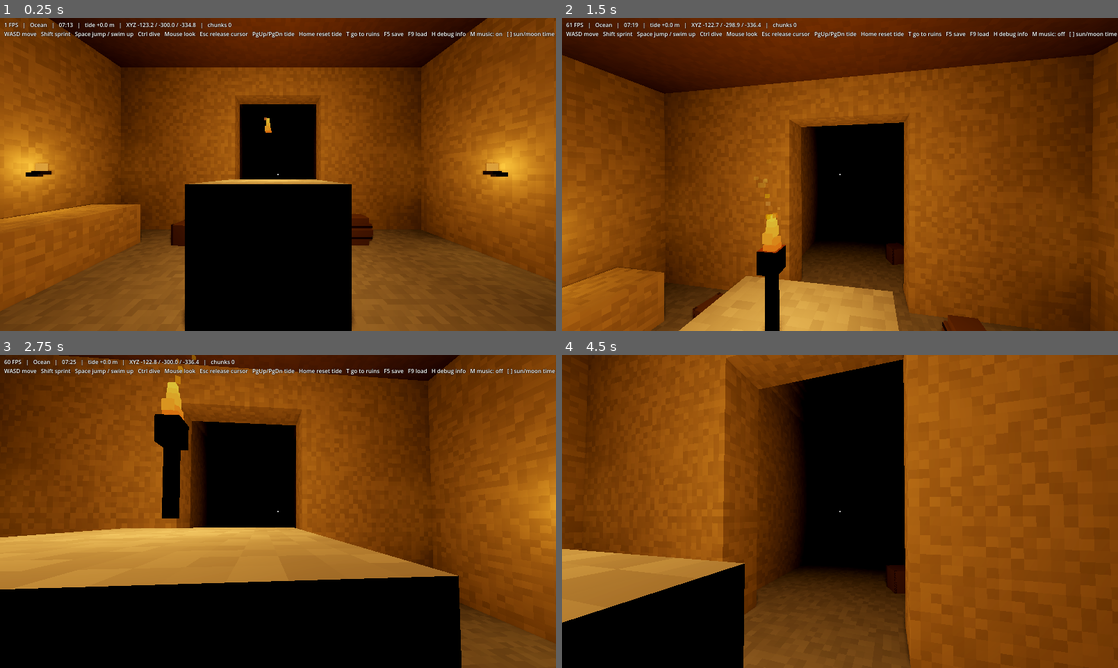
Above: before the commit, frames 1-4 (two rows, left to right).
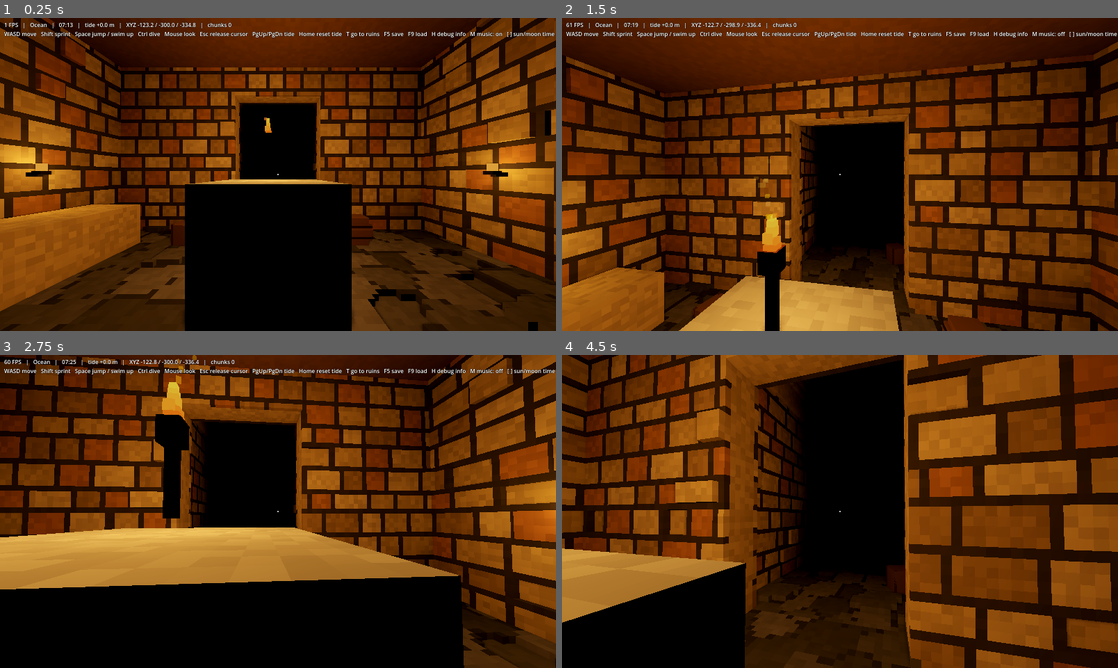
Above: after the commit, the same moments.

Repository: toedter/godot-mini-voxel-game
Game: Godot game, scene res://scenes/main.tscn
Two runs of this game, one before a commit and one after it. Both use one fixed random seed, a clock stepped at 60 frames per second and the inputs below.
Inputs (mouse positions are in pixels of both pictures, inside the frame that each line leads up to):
- Up to frame 1 (0.25 s): no input
- Up to frame 2 (1.5 s): tap Enter at 0.5 s; move the mouse to (867, 174) at 0.52 s; hold W from 0.53 s (still down); tap E (interact) at 0.6 s; click (867, 174) at 0.67 s; tap Space at 0.77 s; move the mouse to (812, 174) at 1.27 s; tap M at 1.35 s
- Up to frame 3 (2.75 s): keep holding W; tap Space at 1.52 s; move the mouse to (289, 505) at 2.02 s; tap X at 2.1 s
- Up to frame 4 (4.5 s): keep holding W; move the mouse to (834, 517) at 2.77 s; tap Z at 2.85 s; click (834, 517) at 2.92 s; tap Space at 3.02, 3.77 s; move the mouse to (878, 514) at 3.52 s; tap P at 3.6 s; move the mouse to (795, 508) at 4.27 s; tap H at 4.35 s

The runs differ from the first frame. In frame 1, 39% of the frame differs, in the area x 0-100%, y 0-100%; in frame 2, 32%; in frame 3, 25%; in frame 4, 41%.

Commit message:
feat: improve vault appearance

Diff:
--- a/scripts/vault_plan.gd
+++ b/scripts/vault_plan.gd
@@ -120,20 +120,22 @@
 	var room := VoxelRoom.new()
 	# Walls keep the sandstone the ruin above is built from; the floor and
 	# ceiling are their own materials, so a chamber reads as built - flagstones
-	# underfoot, timber overhead - rather than as a stone box.
+	# underfoot, timber overhead - rather than as a stone box. The floor's own
+	# stone is darker and colder than the general-purpose `STONE` the
+	# furniture in `_furnish` is still cut from.
 	var sandstone := VoxelDefs.SANDSTONE
-	var stone := VoxelDefs.STONE
+	var floor_stone := VoxelDefs.FLOOR_STONE
 	var wood := VoxelDefs.WOOD
 	# The gallery alone is vaulted rather than flat-capped, so its ceiling is
 	# sandstone brick like the walls rather than the timber every other
 	# chamber is capped with - a barrel-vaulted stone corridor, not a room with
 	# a curved lid nailed on.
-	room.chamber(GALLERY_LO, GALLERY_HI, WALL, GALLERY_CAP, sandstone, stone, sandstone)
+	room.chamber(GALLERY_LO, GALLERY_HI, WALL, GALLERY_CAP, sandstone, floor_stone, sandstone)
 	room.vault_ceiling(GALLERY_LO, GALLERY_HI, GALLERY_RISE)
-	room.chamber(ANTE_LO, ANTE_HI, WALL, CAP, sandstone, stone, wood)
-	room.chamber(CISTERN_LO, CISTERN_HI, WALL, CAP, sandstone, stone, wood)
-	room.chamber(RELIC_LO, RELIC_HI, WALL, CAP, sandstone, stone, wood)
-	room.chamber(INNER_LO, INNER_HI, WALL, CAP, sandstone, stone, wood)
+	room.chamber(ANTE_LO, ANTE_HI, WALL, CAP, sandstone, floor_stone, wood)
+	room.chamber(CISTERN_LO, CISTERN_HI, WALL, CAP, sandstone, floor_stone, wood)
+	room.chamber(RELIC_LO, RELIC_HI, WALL, CAP, sandstone, floor_stone, wood)
+	room.chamber(INNER_LO, INNER_HI, WALL, CAP, sandstone, floor_stone, wood)
 	_furnish(room)
 	_build_labyrinth(room)
 	# Cut last, so a maze wall or a piece of furniture that lands on a doorway
--- a/scripts/voxel_defs.gd
+++ b/scripts/voxel_defs.gd
@@ -52,6 +52,26 @@
 ## with it the crown has a lit top and a dark underside from any angle, which is
 ## most of what makes a voxel tree look like foliage rather than like a shape.
 const LEAF_DARK := 16
+## The seam between two blocks of coursed masonry. Warm to match the
+## sandstone wall it textures. Only ever appears baked into an interior's own
+## static mesh - never part of the streamed terrain - so it needs no
+## subsurface or collision entry.
+const MORTAR := 29
+## A vault floor's own coursed stone, dark rather than the general-purpose
+## `STONE` furniture is still cut from, plus its own darker mortar, so a
+## floor reads as its own, colder material next to the warm sandstone walls
+## it sits between.
+const FLOOR_STONE := 30
+const FLOOR_MORTAR := 31
+## Tonal siblings of `SANDSTONE` and `FLOOR_STONE` that `VoxelRoom.mason` and
+## `mason_flagstone` pick between one whole stone at a time, so a course or a
+## flagstone floor is quarried from several honestly different-coloured rocks
+## rather than one swatch stamped over and over.
+const SANDSTONE_LIGHT := 32
+const SANDSTONE_DARK := 33
+const SANDSTONE_WARM := 34
+const FLOOR_STONE_LIGHT := 35
+const FLOOR_STONE_DARK := 36
 
 ## Mushroom species. Each one is a cap colour paired with the bioluminescent
 ## colour of its gills (which is also the colour of the light it throws). The
@@ -110,6 +130,14 @@
 	SEABED: Color(0.545, 0.520, 0.430),
 	SNOW: Color(0.930, 0.950, 0.980),
 	ICE: Color(0.735, 0.855, 0.925),
+	MORTAR: Color(0.195, 0.170, 0.145),
+	FLOOR_STONE: Color(0.300, 0.300, 0.310),
+	FLOOR_MORTAR: Color(0.150, 0.148, 0.155),
+	SANDSTONE_LIGHT: Color(0.760, 0.660, 0.470),
+	SANDSTONE_DARK: Color(0.560, 0.460, 0.300),
+	SANDSTONE_WARM: Color(0.630, 0.430, 0.255),
+	FLOOR_STONE_LIGHT: Color(0.380, 0.375, 0.385),
+	FLOOR_STONE_DARK: Color(0.225, 0.225, 0.235),
 }
 
 ## Per-material strength of the random per-voxel brightness variation.
@@ -143,6 +171,14 @@
 	SEABED: 0.20,
 	SNOW: 0.09,
 	ICE: 0.10,
+	MORTAR: 0.20,
+	FLOOR_STONE: 0.16,
+	FLOOR_MORTAR: 0.16,
+	SANDSTONE_LIGHT: 0.18,
+	SANDSTONE_DARK: 0.18,
+	SANDSTONE_WARM: 0.18,
+	FLOOR_STONE_LIGHT: 0.16,
+	FLOOR_STONE_DARK: 0.16,
 }
 
 ## Materials drawn with the glow shader, and how brightly each one lights up
--- a/scripts/voxel_room.gd
+++ b/scripts/voxel_room.gd
@@ -77,6 +77,201 @@
 		Vector3i(hi.x, hi.y, lo.z - 1), wall_mat)
 	fill(Vector3i(lo.x, lo.y, hi.z + 1),
 		Vector3i(hi.x, hi.y, hi.z + wall), wall_mat)
+
+	# Texture the two surfaces a player actually reads up close - the walls at
+	# eye height, the floor underfoot - into individual stones of their own.
+	# The ceiling is left as poured; nobody stops to look at masonry overhead
+	# the way they do at the walls either side of them or the ground they walk
+	# on. The wall is coursed ashlar quarried from several tones of the same
+	# sandstone; the floor is crazy-paved flagstone in its own colder greys,
+	# so the two still read as different masonry up close rather than the
+	# same texture recoloured.
+	var mortar := VoxelDefs.MORTAR
+	var floor_mortar := VoxelDefs.FLOOR_MORTAR
+	var wall_stones := _family(wall_mat, _WALL_FAMILY)
+	var floor_stones := _family(floor_mat, _FLOOR_FAMILY)
+	var wy := hi.y - lo.y + 1
+	var wall_z := hi.z - lo.z + 1 + wall * 2
+	var wall_x := hi.x - lo.x + 1
+	mason(Vector3i(lo.x - 1, lo.y, lo.z - wall), Vector3i(0, 1, 0),
+		Vector3i(0, 0, 1), Vector3i(1, 0, 0), wy, wall_z, wall_stones, mortar,
+		3, 4, 4, 7, _face_seed(lo, 0))
+	mason(Vector3i(hi.x + 1, lo.y, lo.z - wall), Vector3i(0, 1, 0),
+		Vector3i(0, 0, 1), Vector3i(-1, 0, 0), wy, wall_z, wall_stones, mortar,
+		3, 4, 4, 7, _face_seed(lo, 1))
+	mason(Vector3i(lo.x, lo.y, lo.z - 1), Vector3i(0, 1, 0),
+		Vector3i(1, 0, 0), Vector3i(0, 0, 1), wy, wall_x, wall_stones, mortar,
+		3, 4, 4, 7, _face_seed(lo, 2))
+	mason(Vector3i(lo.x, lo.y, hi.z + 1), Vector3i(0, 1, 0),
+		Vector3i(1, 0, 0), Vector3i(0, 0, -1), wy, wall_x, wall_stones, mortar,
+		3, 4, 4, 7, _face_seed(lo, 3))
+	mason_flagstone(Vector3i(lo.x - wall, lo.y - 1, lo.z - wall),
+		Vector3i(1, 0, 0), Vector3i(0, 0, 1), Vector3i(0, 1, 0),
+		wall_x + wall * 2, wall_z, floor_stones, floor_mortar, 7,
+		_face_seed(lo, 4))
+
+
+## Small, deliberately hand-picked families of honest tonal siblings for the
+## two base materials `chamber` textures, so `mason`/`mason_flagstone` can
+## pick a whole stone's colour from several close but different swatches
+## instead of stamping the same one over and over. A material with no family
+## of its own (furniture cut straight from `STONE`, say) just falls back to
+## itself.
+const _WALL_FAMILY := {
+	VoxelDefs.SANDSTONE: [VoxelDefs.SANDSTONE, VoxelDefs.SANDSTONE_LIGHT,
+		VoxelDefs.SANDSTONE_DARK, VoxelDefs.SANDSTONE_WARM],
+}
+const _FLOOR_FAMILY := {
+	VoxelDefs.FLOOR_STONE: [VoxelDefs.FLOOR_STONE, VoxelDefs.FLOOR_STONE_LIGHT,
+		VoxelDefs.FLOOR_STONE_DARK],
+}
+
+
+func _family(base: int, table: Dictionary) -> Array:
+	return table.get(base, [base])
+
+
+## A deterministic salt for one face of one chamber's masonry, so neither
+## repeats another's coursing - two chambers built from the same `wall`/`cap`
+## do not read as the same photograph of a wall pasted twice.
+func _face_seed(lo: Vector3i, face: int) -> int:
+	return TerrainGen.hash2i(lo.x * 92821 + lo.z * 6899, lo.y * 233 + face,
+		0x6a17c0de)
+
+
+## Textures one already-solid face of a chamber's masonry - built flat by
+## `chamber` - into individual stones of their own, each a random size within
+## the given range rather than one block stamped over and over, laid in a
+## running bond - each course offset from the one below - so the coursing
+## reads as laid stone rather than a printed grid. A medieval wall is not
+## built from identical bricks either in size or in colour: each stone is a
+## random pick from `mat_variants`, several honest tones of the same rock
+## rather than one swatch repeated, and is occasionally proud or recessed by
+## a single voxel along the outward normal `n`, so the surface catches light
+## as unevenly stacked stone rather than a flat, painted slab.
+##
+## Every stone is separated from its neighbours by a one-voxel groove of
+## `mortar_mat` - no brighter rim around it; the tonal variety between
+## neighbouring stones is what keeps the coursing from reading as a grid, not
+## a highlighted bevel.
+##
+## `origin` is the voxel already sitting at u=0, v=0 - the one layer
+## `chamber` built facing open air - and `u` is the axis a course stacks
+## along (height, for a wall); `v` is the axis a course runs across.
+## `course_min`/`course_max` and `block_min`/`block_max` bound a stone's size
+## along each axis, in voxels. Only ever rewrites that one layer, plus the
+## single voxel to either side of it that a proud or recessed stone touches -
+## never the wall's own unseen bulk behind it.
+func mason(origin: Vector3i, u: Vector3i, v: Vector3i, n: Vector3i,
+		u_len: int, v_len: int, mat_variants: Array, mortar_mat: int,
+		course_min: int, course_max: int, block_min: int, block_max: int,
+		salt: int) -> void:
+	var uu := 0
+	var course := 0
+	while uu < u_len:
+		var ch := course_min + int(TerrainGen.hash2i(course, salt, 0x7a11) \
+			% (course_max - course_min + 1))
+		var u_hi := mini(uu + ch, u_len)
+		# Every other course starts half a stone further along, the way a
+		# running bond staggers its joints so two courses never stack one
+		# seam directly over another.
+		var phase := int(TerrainGen.hash2i(course, salt, 0x2eed) \
+			% (block_min + block_max)) if course % 2 == 1 else 0
+		var vv := -phase
+		var block := 0
+		while vv < v_len:
+			var bw := block_min + int(TerrainGen.hash2i(course * 733 + block,
+				salt, 0x8a17) % (block_max - block_min + 1))
+			var v_next := vv + bw
+			var v_lo := maxi(vv, 0)
+			var v_hi := mini(v_next, v_len)
+			if v_hi > v_lo:
+				var roll := TerrainGen.hash2i(course * 977 + block, salt,
+					0x51a5) % 20
+				var variant: int = mat_variants[TerrainGen.hash2i(
+					course * 613 + block, salt, 0x3c11) % mat_variants.size()]
+				for pu in range(uu, u_hi):
+					for pv in range(v_lo, v_hi):
+						var p := origin + u * pu + v * pv
+						if roll == 0:
+							# Recessed: bare the layer already standing behind.
+							_v.erase(p)
+							continue
+						_v[p] = variant
+						if roll == 1:
+							# Proud: the whole stone stands one voxel further
+							# out than its neighbours.
+							_v[p + n] = variant
+			# The one-voxel seam separating this stone from the next.
+			if v_next >= 0 and v_next < v_len:
+				for pu in range(uu, u_hi):
+					_v[origin + u * pu + v * v_next] = mortar_mat
+			vv = v_next + 1
+			block += 1
+		# The seam between this course and the next.
+		if u_hi < u_len:
+			for pv in range(v_len):
+				_v[origin + u * u_hi + v * pv] = mortar_mat
+			uu = u_hi + 1
+		else:
+			uu = u_hi
+		course += 1
+
+
+## Textures the floor's already-solid top face into an irregular flagstone
+## floor - a crazy-paving of odd polygons rather than a grid of rectangles,
+## which is what makes hand-fitted floor stone look older and rougher than a
+## coursed wall. Scatters a seed point into every `cell`-voxel square of the
+## face, nudged to a random spot within its own square, and gives every voxel
+## to whichever seed sits nearest it - a jittered Voronoi diagram, the cheap
+## way to grow organic, irregularly-sized polygons from a regular grid
+## without ever having to store or walk an edge list. A voxel roughly as
+## close to the second-nearest seed as to its own is left as `mortar_mat`,
+## which is what turns the cell boundaries into a seam instead of a sharp
+## line. Each stone then gets its own colour from `mat_variants` and its own
+## chance to sit one voxel proud or recessed, exactly as `mason` gives a wall.
+func mason_flagstone(origin: Vector3i, u: Vector3i, v: Vector3i, n: Vector3i,
+		u_len: int, v_len: int, mat_variants: Array, mortar_mat: int,
+		cell: int, salt: int) -> void:
+	const SEAM := 0.4  # voxels of slack before a boundary reads as mortar.
+	for pu in range(u_len):
+		for pv in range(v_len):
+			var cu := int(floor(float(pu) / cell))
+			var cv := int(floor(float(pv) / cell))
+			var best_d := INF
+			var best_id := 0
+			var second_d := INF
+			for du in range(-1, 2):
+				for dv in range(-1, 2):
+					var gcu := cu + du
+					var gcv := cv + dv
+					var jx := float(TerrainGen.hash2i(gcu, gcv,
+						salt ^ 0x1234) % 1000) / 1000.0
+					var jy := float(TerrainGen.hash2i(gcu, gcv,
+						salt ^ 0x5678) % 1000) / 1000.0
+					var sx := (float(gcu) + 0.15 + jx * 0.7) * cell
+					var sy := (float(gcv) + 0.15 + jy * 0.7) * cell
+					var dx := float(pu) - sx
+					var dy := float(pv) - sy
+					var d := dx * dx + dy * dy
+					if d < best_d:
+						second_d = best_d
+						best_d = d
+						best_id = TerrainGen.hash2i(gcu, gcv, salt ^ 0x9abc)
+					elif d < second_d:
+						second_d = d
+			var p := origin + u * pu + v * pv
+			if sqrt(second_d) - sqrt(best_d) < SEAM:
+				_v[p] = mortar_mat
+				continue
+			var variant: int = mat_variants[best_id % mat_variants.size()]
+			var roll := best_id % 20
+			if roll == 0:
+				_v.erase(p)
+			else:
+				_v[p] = variant
+				if roll == 1:
+					_v[p + n] = variant
 
 
 ## Rounds a flat ceiling, already built by `chamber`, into a shallow barrel
